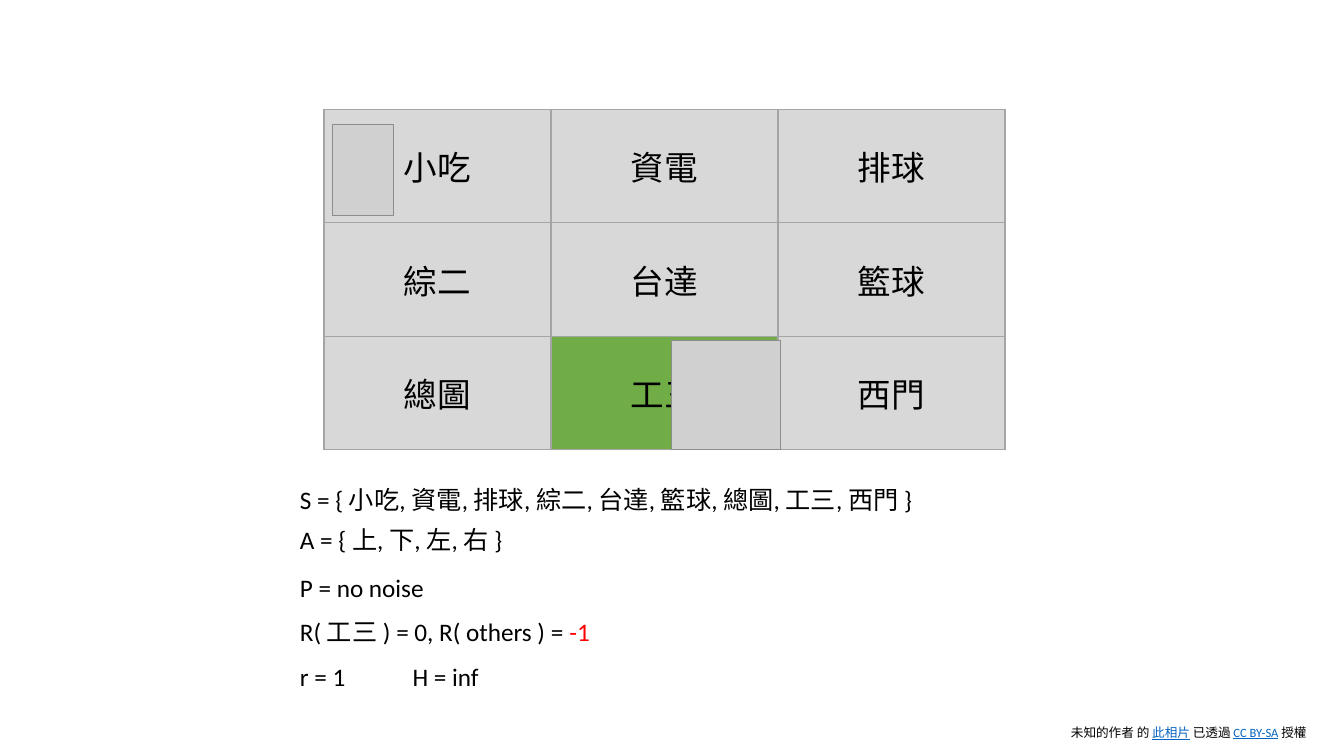
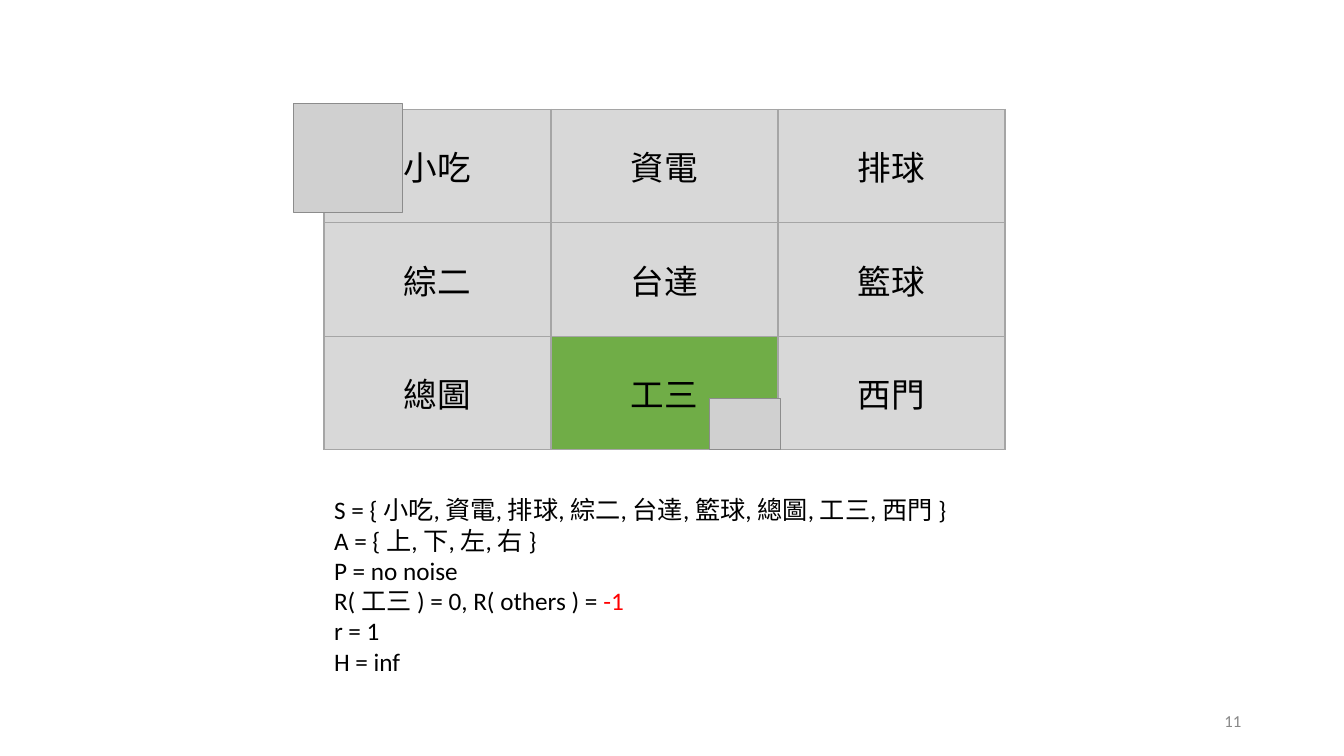
Before and after one commit to nthu-datalab/ml, a slide deck: slide 12 of labs/14_Q-Learning/14_Q-Learning_slide.pptx (slide 5 before the commit). Drawn at 1344x756 pixels with LibreOffice and Linux fonts; fonts in the diff are those of the drawing; grey boxes stand for pictures. Boxes give left, top, right and bottom in pixels: in the first picture for what was removed or moved away, otherwise in the second. Text is boxed around its words. In the diff, an @@ line names an element or a change of style, - is before the commit and + after.

```diff
--- a/labs/14_Q-Learning/14_Q-Learning_slide.pptx
+++ b/labs/14_Q-Learning/14_Q-Learning_slide.pptx
@@ picture added at [294, 104, 403, 213] @@
@@ table: place and size @@
-table at [324, 110, 1004, 441]
+table at [324, 110, 1004, 450]
@@ picture removed at [333, 125, 393, 216] @@
@@ picture removed at [673, 341, 781, 450] @@
@@ picture added at [710, 398, 781, 449] @@
@@ text "S = { 小吃, 資電, ...": place and size @@
-text "S = { 小吃, 資電, ..." at [300, 487, 898, 512]
+text "S = { 小吃, 資電, ..." at [334, 497, 932, 671]
@@ text removed at [300, 528, 489, 552] @@
-A = { 上, 下, 左, 右 }
@@ text at [334, 529, 623, 671]: paragraphs added @@
+A = { 上, 下, 左, 右 }
+P = no noise
+R( 工三 ) = 0, R( others ) = -1
+r = 1
+H = inf
@@ text removed at [300, 579, 424, 598] @@
-P = no noise
@@ text removed at [300, 622, 589, 645] @@
-R( 工三 ) = 0, R( others ) = -1
@@ text removed at [300, 669, 346, 686] @@
-r = 1
@@ text removed at [413, 668, 479, 686] @@
-H = inf
@@ page number added at [1224, 716, 1241, 727], 12 pt, text #888888 @@
+11
@@ text removed at [1071, 726, 1306, 740] @@
-未知的作者 的 此相片 已透過 CC BY-SA 授權
```
Also in this commit, not shown: 33 other slides changed, 3 slides removed, 5 other files.
